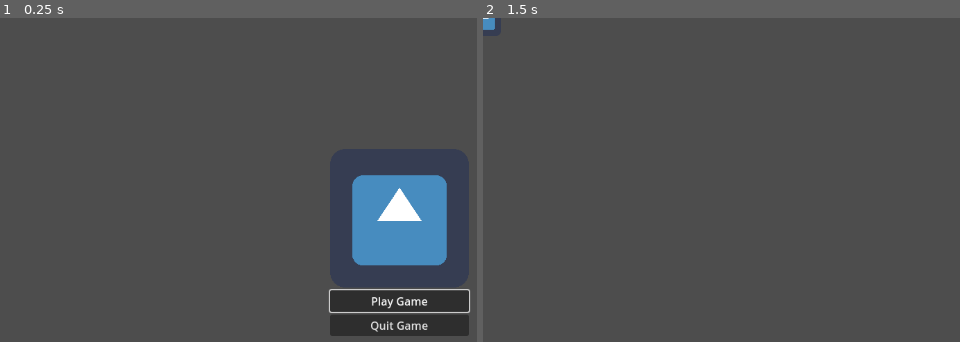
Above: before the commit, frames 1-2 (left to right).
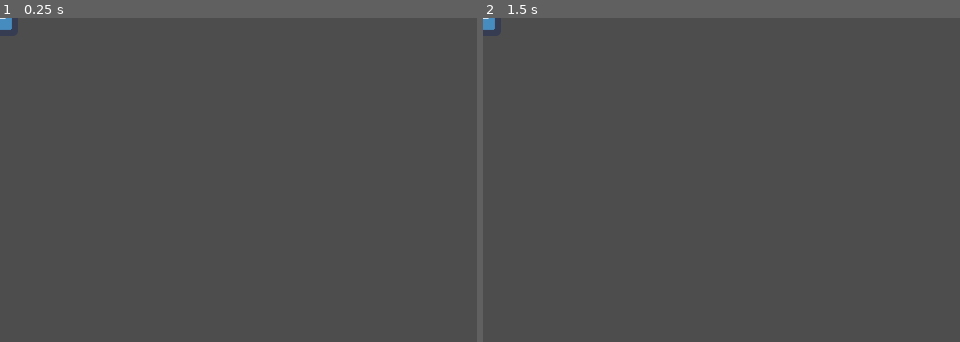
Above: after the commit, the same moments.

Repository: bardunbar/galway-game-jam-23
Game: Godot game, scene res://screens/game/game_scene.tscn
The game is run twice, just before and just after one commit, with the same random seed, the same clock (stepped at 60 frames per second) and the same inputs. Before the commit the project starts from res://screens/main_menu/main_menu_scene.tscn. The engine's default icon, where the game draws it, is replaced by a stand-in: a white triangle on a blue panel in a dark square.
Inputs (mouse positions are in pixels of both pictures, inside the frame that each line leads up to):
- Up to frame 1 (0.25 s): no input
- Up to frame 2 (1.5 s): click (883, 299) at 0.5 s, where only the run before the commit has a clickable "Play Game"; tap Enter at 1.25 s; hold Right (move_right) from 1.28 s (still down)

The runs differ from the first frame. In frame 1, 9.4% of the frame differs, in the area x 0-99%, y 0-99%; in frame 2, nothing differs.
Error in both runs: Invalid assignment of property or key 'grid_position' with value of type 'Vector2i' on a base object of type 'Node2D (Tile)'. (res://screens/game/grid/grid.gd:…

Commit message:
Adding rotation time

Diff:
--- a/project/project.godot
+++ b/project/project.godot
@@ -11,7 +11,7 @@
 [application]
 
 config/name="GameJam"
-run/main_scene="uid://cg2pqihw6wjud"
+run/main_scene="uid://cfnef885bvt5u"
 config/features=PackedStringArray("4.4", "GL Compatibility")
 config/icon="res://icon.svg"
 
--- a/project/screens/game/player.gd
+++ b/project/screens/game/player.gd
@@ -3,10 +3,13 @@
 
 @onready var sprite:Sprite2D
 
+enum ACTION_TYPE {NONE, MOVE, ROTATE, ACTION}
+
 var game: GameScript
-var tile_size = 100
-var speed = 3
-var isMoving = false
+var tile_size
+var movementSpeed = 3
+var rotationSpeed = 6
+var curAction = ACTION_TYPE.NONE
 var movementAlpha: float = 0
 var gridPosition: Vector2i
 var targetPosition: Vector2
@@ -33,7 +36,7 @@
 	return
 
 func processInput() -> void:
-	if not isMoving:
+	if (curAction == ACTION_TYPE.NONE):
 		var movementDirection: Vector2i = Vector2i.ZERO
 		if Input.is_action_pressed("move_right"):
 			movementDirection.x = 1
@@ -51,22 +54,29 @@
 				if game.grid.canMove(newGridPosition.x, newGridPosition.y):
 					gridPosition = newGridPosition
 					targetPosition = game.grid.get_tile(newGridPosition.x, newGridPosition.y).global_position
-					isMoving = true
+					curAction = ACTION_TYPE.MOVE
 
 	return
 
 func orientTo(newOrientation: Vector2):
 	# TODO: rotate sprite
 	orientation = newOrientation
+	curAction = ACTION_TYPE.ROTATE
 	return
 
 func processMovement(delta: float) -> void:
-	if isMoving:
-		movementAlpha += (delta * speed)
+	if curAction == ACTION_TYPE.MOVE:
+		movementAlpha += (delta * movementSpeed)
 		movementAlpha = clamp(movementAlpha, 0, 1)
 		var newLoc = ((targetPosition - prevPosition) * movementAlpha) + prevPosition
 		global_position = newLoc
 		if movementAlpha >= 1:
 			prevPosition = targetPosition
 			movementAlpha = 0
-			isMoving = false
+			curAction = ACTION_TYPE.NONE
+	elif curAction == ACTION_TYPE.ROTATE:
+		movementAlpha += (delta * rotationSpeed)
+		movementAlpha = clamp(movementAlpha, 0, 1)
+		if movementAlpha >= 1:
+			movementAlpha = 0
+			curAction = ACTION_TYPE.NONE
